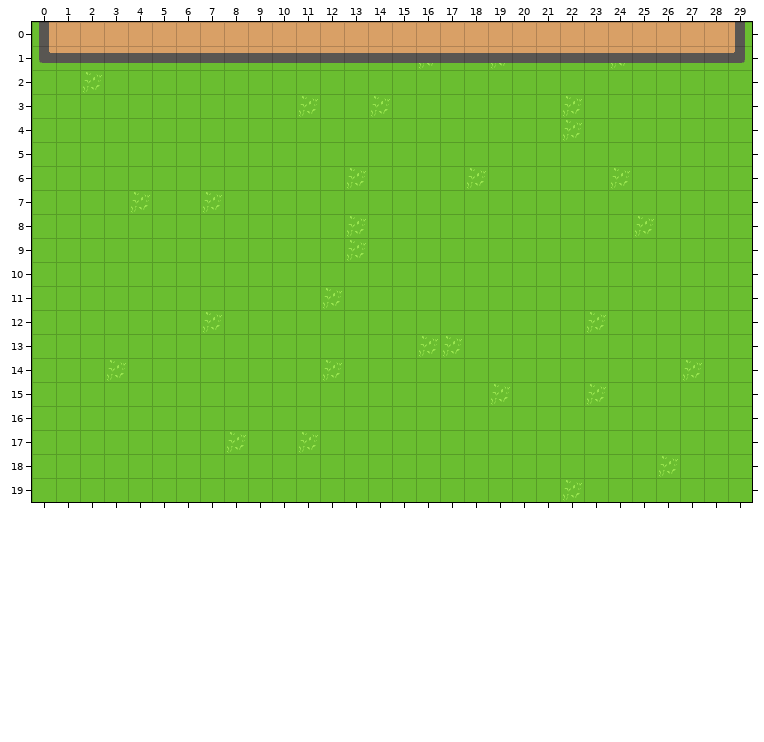
Tiled map -- data/spritesheets/Outside.tmx. Above is the file before it was changed.
Cells are 32x32 px. Shown: x 0..29, y 0..19.
After:
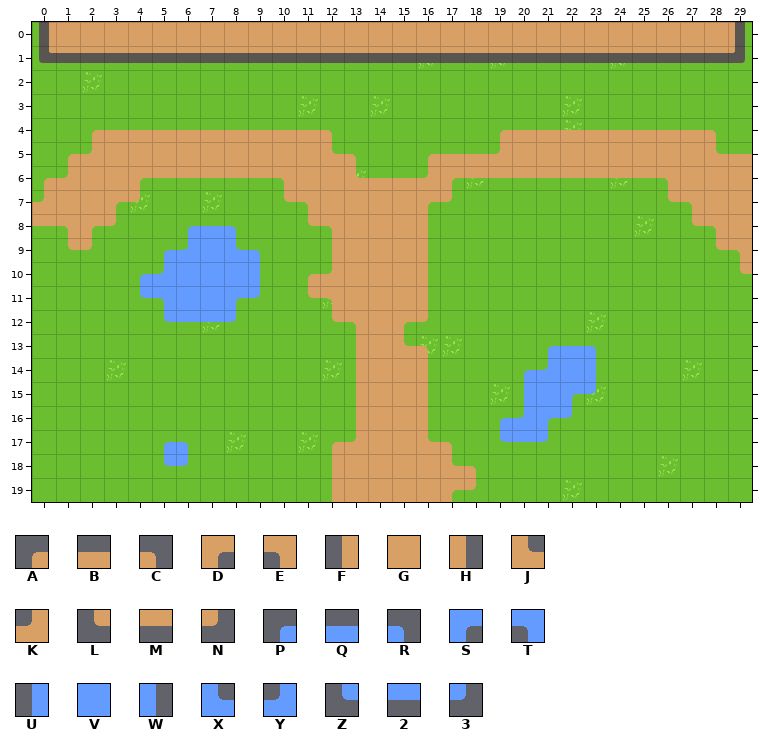
Key: from "walls3-export": A 39, B 40, C 41, D 42, E 43, F 50, G 51, H 52, J 53, K 54, L 61, M 62, N 63, P 105, Q 106, R 107, S 108, T 109, U 116, V 117, W 118, X 119, Y 120, Z 127, 2 128, 3 129.
_ is an empty cell.
Tiles of an added or newly shown layer are drawn over the layers below it.
Difference:
{"where": "layer \"Path\" (added)"}
{"y":4,"x":2,"old":"___________","new":"ABBBBBBBBBC"}
{"y":4,"x":19,"old":"__________","new":"ABBBBBBBBC"}
{"y":5,"x":1,"old":"_____________","new":"AKGGGGGGGGGJC"}
{"y":5,"x":16,"old":"______________","new":"ABBKGGGGGGGGJB"}
{"y":6,"x":0,"old":"______________________________","new":"AKGGDMMMMMEGGJBBKDMMMMMMMMEGGG"}
{"y":7,"x":0,"old":"_____","new":"KGGDN"}
{"y":7,"x":10,"old":"________","new":"LEGGGGDN"}
{"y":7,"x":26,"old":"____","new":"LEGG"}
{"y":8,"x":0,"old":"____","new":"MEDN"}
{"y":8,"x":11,"old":"______","new":"LEGGGH"}
{"y":8,"x":27,"old":"___","new":"LEG"}
{"y":9,"x":1,"old":"__","new":"LN"}
{"y":9,"x":12,"old":"_____","new":"FGGGH"}
{"y":9,"x":28,"old":"__","new":"LE"}
{"y":10,"x":11,"old":"______","new":"AKGGGH"}
{"y":10,"x":29,"old":"_","new":"L"}
{"y":11,"x":11,"old":"______","new":"LEGGGH"}
{"y":12,"x":12,"old":"_____","new":"LEGDN"}
{"y":13,"x":13,"old":"____","new":"FGJC"}
{"y":14,"x":13,"old":"____","new":"FGGH"}
{"y":15,"x":13,"old":"____","new":"FGGH"}
{"y":16,"x":13,"old":"____","new":"FGGH"}
{"y":17,"x":12,"old":"______","new":"AKGGJC"}
{"y":18,"x":12,"old":"_______","new":"FGGGGJC"}
{"y":19,"x":12,"old":"_______","new":"FGGGGDN"}
{"where": "layer \"Water\" (added)"}
{"y":8,"x":6,"old":"___","new":"PQR"}
{"y":9,"x":5,"old":"_____","new":"PYVXR"}
{"y":10,"x":4,"old":"______","new":"PYVVVW"}
{"y":11,"x":4,"old":"______","new":"ZTVVS3"}
{"y":12,"x":5,"old":"____","new":"Z223"}
{"y":13,"x":21,"old":"___","new":"PQR"}
{"y":14,"x":20,"old":"____","new":"PYVW"}
{"y":15,"x":20,"old":"____","new":"UVS3"}
{"y":16,"x":19,"old":"____","new":"PYS3"}
{"y":17,"x":5,"old":"__","new":"PR"}
{"y":17,"x":19,"old":"___","new":"Z23"}
{"y":18,"x":5,"old":"__","new":"Z3"}
{"label":"added","picture_box":[32,130,752,502]}
